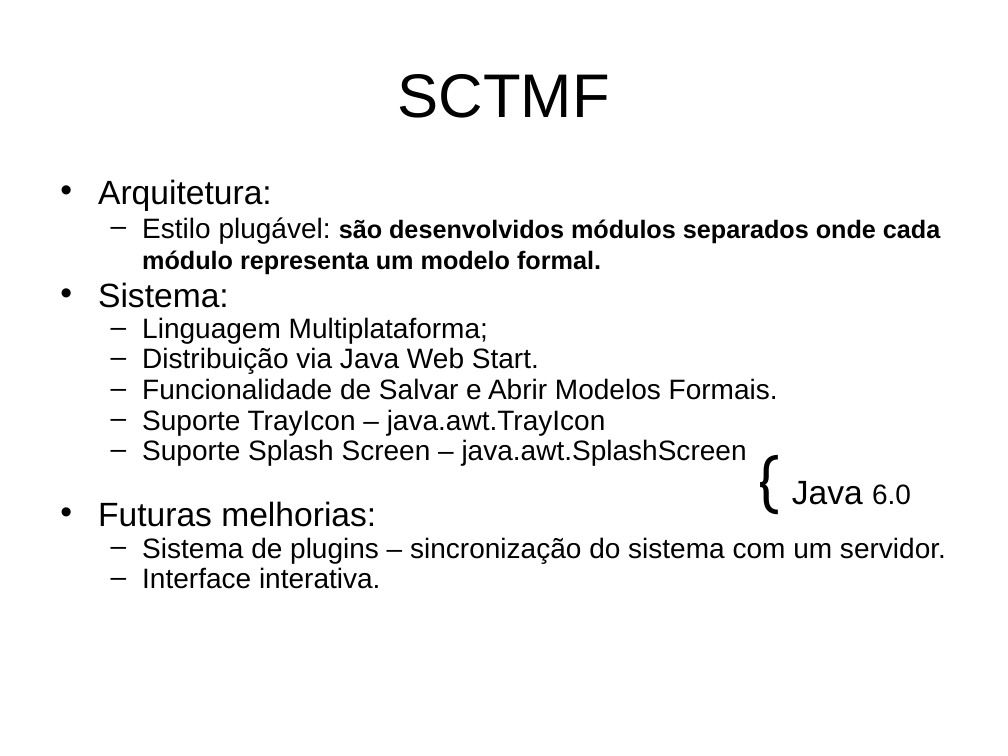
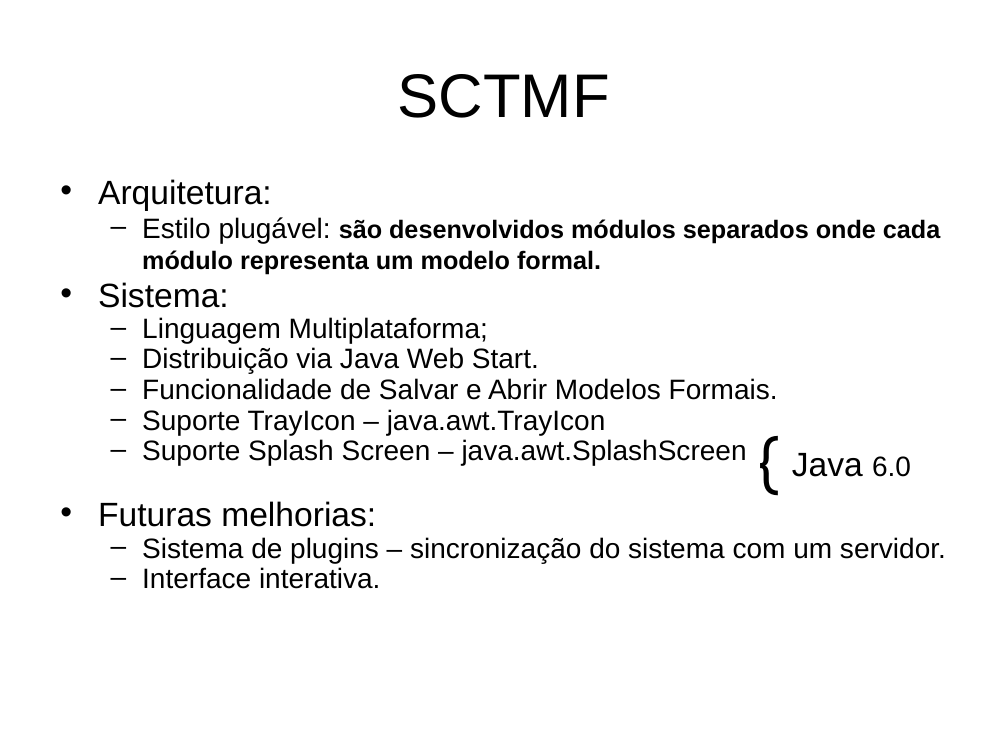
Before and after one commit to eduardoabreubg/sctmf, a slide deck: slide 7 of trunk/sctmf/documentation/Apresentação.ppt. Drawn at 1008x756 pixels with LibreOffice and Linux fonts; fonts in the diff are those of the drawing. Boxes give left, top, right and bottom in pixels: in the first picture for what was removed or moved away, otherwise in the second. Text is boxed around its words. In the diff, an @@ line names an element or a change of style, - is before the commit and + after.

```diff
--- a/trunk/sctmf/documentation/Apresentação.ppt
+++ b/trunk/sctmf/documentation/Apresentação.ppt
@@ text "{": place and size @@
-text "{" at (746,433,803,524)
+text "{" at (746,414,803,505)
@@ text "Java 6.0": place and size @@
-text "Java 6.0" at (792,481,911,505)
+text "Java 6.0" at (792,453,911,477)
```
Also in this commit, not shown: 5 other slides changed, 3 slides added, 3 slides removed, 2 other files.
